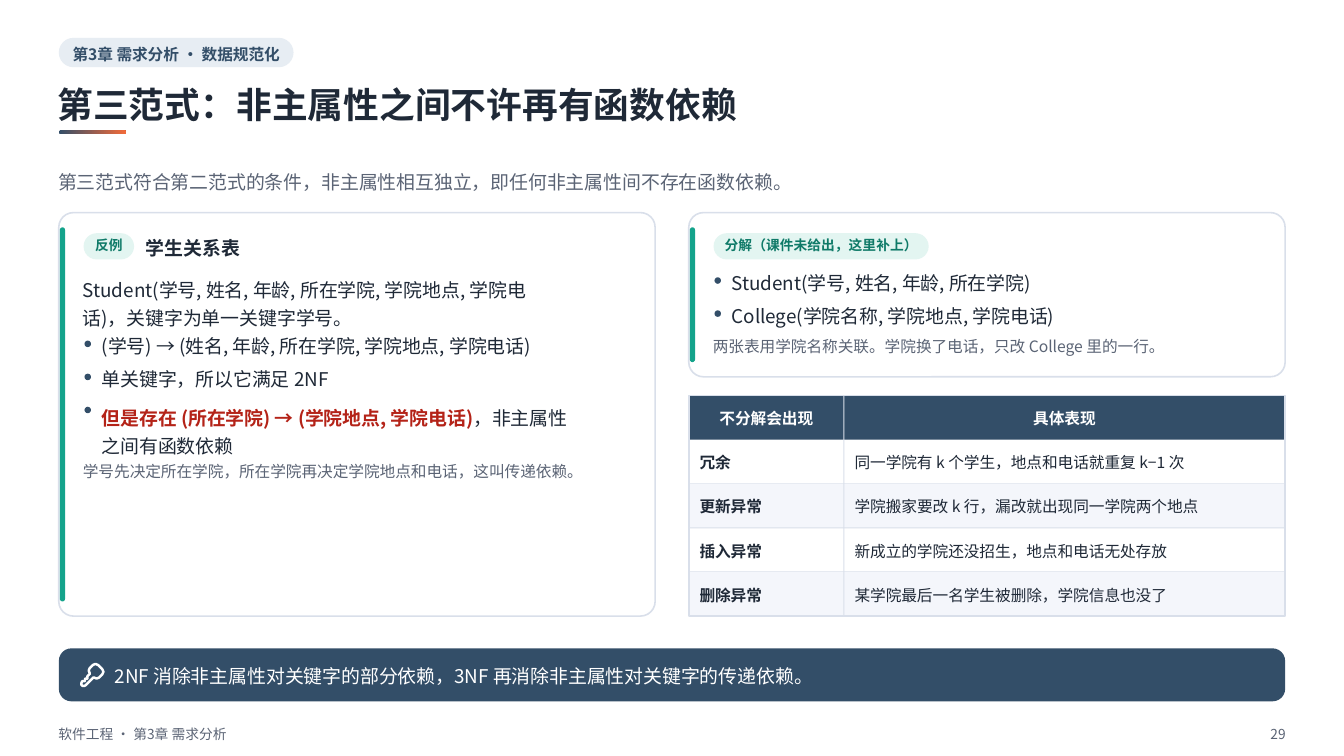
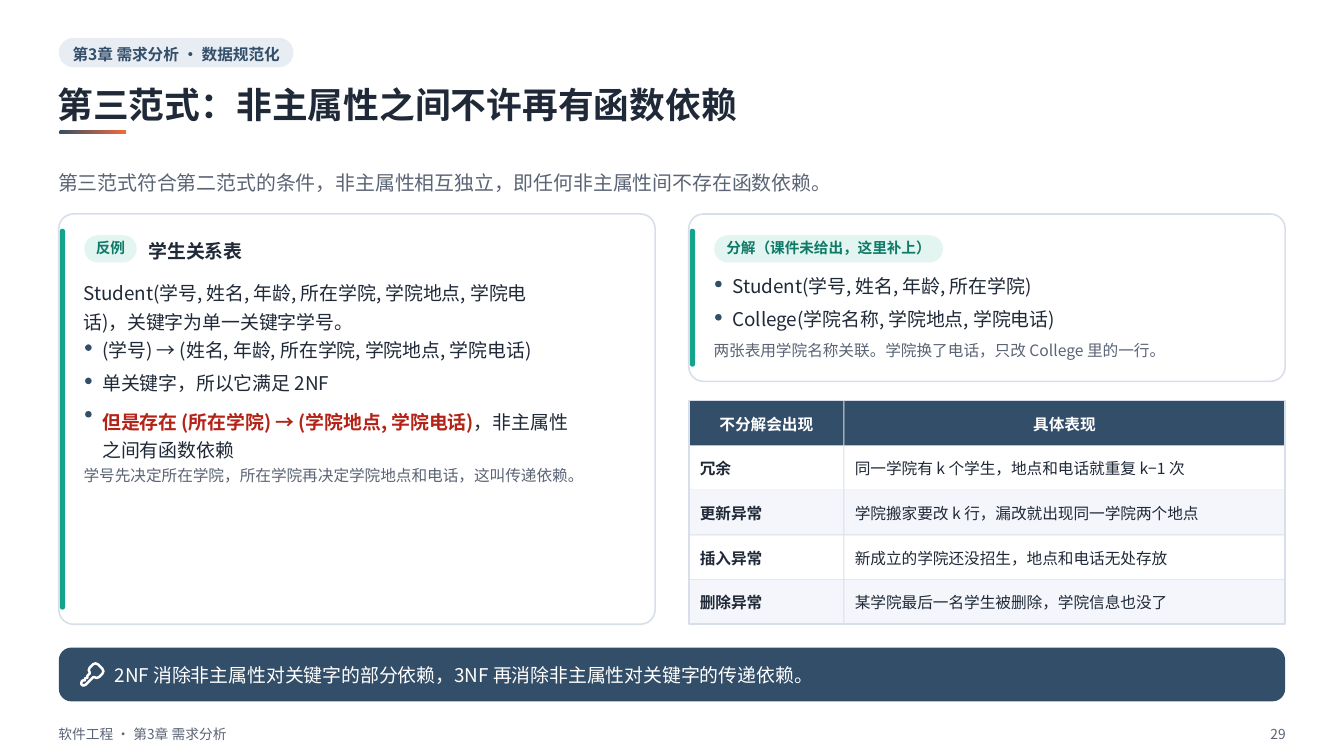
Before and after one commit to sweetcornna/JLU-remake, a slide deck: slide 29 of 大三上/软件工程/重制版PPT/第3章 需求分析（重制版）.pptx. Drawn at 1344x756 pixels with LibreOffice and Linux fonts; fonts in the diff are those of the drawing. Boxes give left, top, right and bottom in pixels: in the first picture for what was removed or moved away, otherwise in the second. Text is boxed around its words. In the diff, an @@ line names an element or a change of style, - is before the commit and + after.

Commit message:
五份讲义版面收尾：软件工程第 3、13 章，回溯法，Cache 性能，支持向量机
补留白的同时改了几处内容。软件工程第 13 章的甘特图按工序重算，源课件把刷漆画成连续一条、22 小时完工，实际要 23 小时，教材后文也这样更正过。第 3 章的可达标识树补上源课件漏画的 t5 分支，ER 图属性符号按教材改为椭圆或圆角矩形。支持向量机第 6 章改掉讲义自己画错的两处：分隔线端点误录，导致一个 C1 点落到了 C2 那侧；坐标轴标号与映射公式矛盾。A、B 两门课的副本一起更新。

```diff
--- a/大三上/软件工程/重制版PPT/第3章 需求分析（重制版）.pptx
+++ b/大三上/软件工程/重制版PPT/第3章 需求分析（重制版）.pptx
@@ text "第三范式符合第二范式的条件，非主属性相互独立，即任何非主属性间不存在函数依赖。" at (58, 173, 831, 192): size 13.5 to 14.2 pt @@
@@ rounded rectangle: place and size @@
-rounded rectangle at (58, 213, 655, 616)
+rounded rectangle at (58, 214, 655, 624)
@@ rounded rectangle: place and size @@
-rounded rectangle at (59, 228, 65, 602)
+rounded rectangle at (59, 229, 65, 610)
@@ text "反例" at (96, 240, 125, 254): size 9.8 to 10.5 pt @@
@@ rounded rectangle: place and size @@
-rounded rectangle at (689, 213, 1286, 377)
+rounded rectangle at (689, 214, 1286, 381)
@@ rounded rectangle at (689, 214, 1286, 381): proportions changed @@
@@ rounded rectangle: place and size @@
-rounded rectangle at (690, 228, 695, 363)
+rounded rectangle at (690, 229, 695, 367)
@@ rounded rectangle: place and size @@
-rounded rectangle at (714, 233, 929, 259)
+rounded rectangle at (715, 235, 944, 262)
@@ text "分解（课件未给出，这里补上）" at (726, 240, 930, 255): size 9.8 to 10.5 pt @@
@@ 14 texts, 7 rectangles, 5 ellipses: place and size @@
-14 texts, 7 rectangles, 5 ellipses at (83, 277, 1286, 616)
+14 texts, 7 rectangles, 5 ellipses at (83, 281, 1286, 625)
@@ 2 texts, 1 rectangle: place and size @@
-2 texts, 1 rectangle at (689, 572, 1286, 616)
+2 texts, 1 rectangle at (689, 580, 1286, 624)
```
Also in this commit, not shown: 25 other slides changed, 5 other files.
